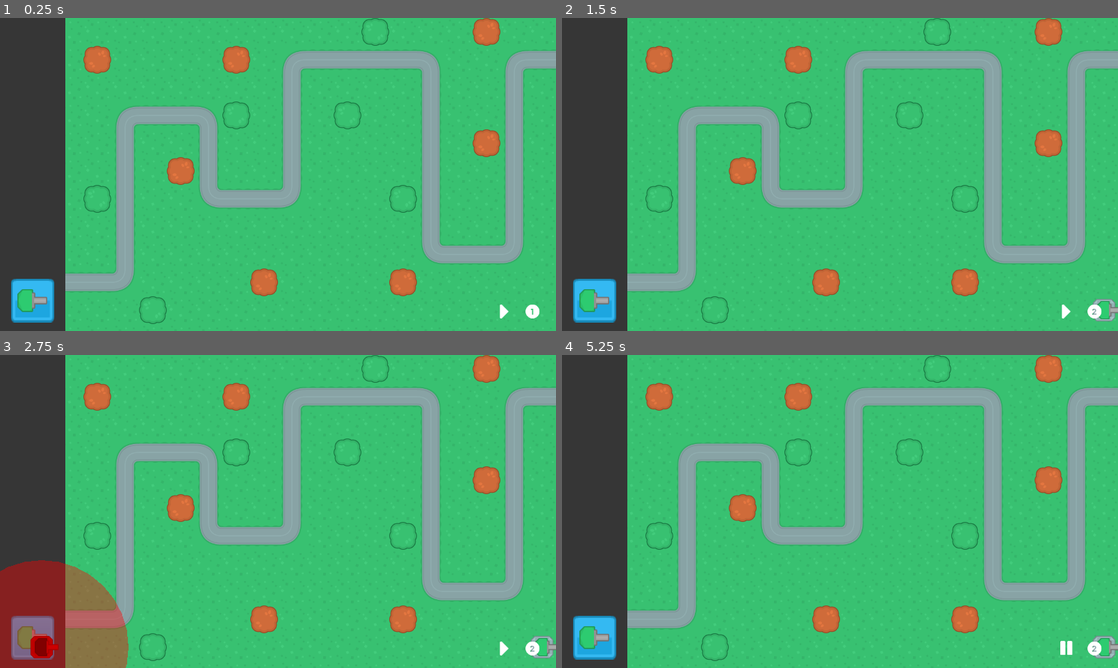
Above: before the commit, frames 1-4 (two rows, left to right).
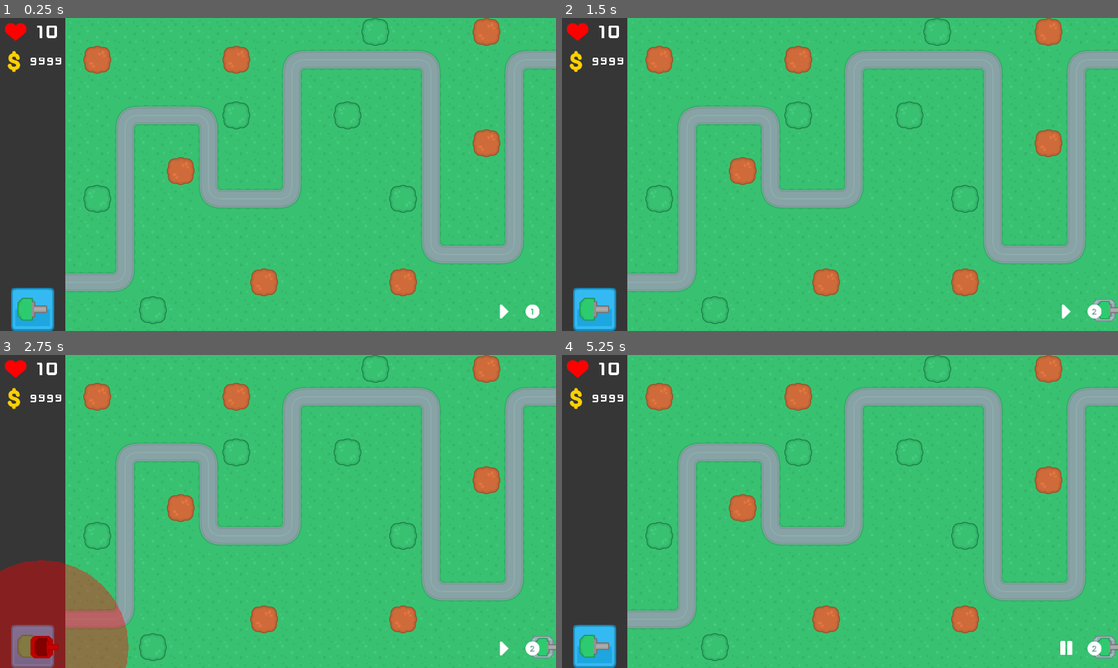
Above: after the commit, the same moments.

Repository: codingLayce/tower_defense
Game: Godot game, scene res://Scenes/Maps/Map1.tscn
The game is run twice, just before and just after one commit, with the same random seed, the same clock (stepped at 60 frames per second) and the same inputs.
Inputs (mouse positions are in pixels of both pictures, inside the frame that each line leads up to; where the layout moved, square brackets give the same spot in the first picture):
- Up to frame 1 (0.25 s): no input
- Up to frame 2 (1.5 s): click (595, 309) [595, 299] at 0.5 s; click (1095, 312) at 1.25 s
- Up to frame 3 (2.75 s): click (33, 646) [33, 636] at 2 s
- Up to frame 4 (5.25 s): click (1095, 649) at 2.75 s; click (595, 646) [595, 636] at 3.5 s; click (1095, 649) at 4.25 s; click (1067, 649) at 5 s

The runs differ from the first frame. In frame 1, 1.3% of the frame differs, in the area x 0-12%, y 1-100%; in frame 2, 1.3%; in frame 3, 1.1%; in frame 4, 1.3%.

Commit message:
Better Layout for informationPanel + add LifeBar and MoneyBar to the informationPanel

Diff:
--- /dev/null
+++ b/Resources/Fonts/font_48.tres
@@ -0,0 +1,7 @@
+[gd_resource type="DynamicFont" load_steps=2 format=2]
+
+[ext_resource path="res://Assets/Fonts/Kenney Future Narrow.ttf" type="DynamicFontData" id=1]
+
+[resource]
+size = 48
+font_data = ExtResource( 1 )
--- a/Scenes/Maps/Map1.tscn
+++ b/Scenes/Maps/Map1.tscn
@@ -13,6 +13,10 @@
 [ext_resource path="res://Assets/UI/forward.png" type="Texture" id=11]
 [ext_resource path="res://Assets/UI/button1.png" type="Texture" id=12]
 [ext_resource path="res://Assets/UI/button2.png" type="Texture" id=13]
+[ext_resource path="res://Assets/UI/suit_hearts.png" type="Texture" id=14]
+[ext_resource path="res://Assets/Fonts/Kenney Future Narrow.ttf" type="DynamicFontData" id=15]
+[ext_resource path="res://Assets/UI/dollar.png" type="Texture" id=16]
+[ext_resource path="res://Resources/Fonts/font_48.tres" type="DynamicFont" id=17]
 
 [sub_resource type="TileSet" id=1]
 0/name = "terrainTiles_default.png 0"
@@ -74,14 +78,8 @@
 1/shape_offset = Vector2( 0, 0 )
 1/shape_transform = Transform2D( 1, 0, 0, 1, 0, 0 )
 1/shape_one_way = false
-1/shape_one_way_margin = 1.0
-1/shapes = [ {
-"autotile_coord": Vector2( 0, 0 ),
-"one_way": false,
-"one_way_margin": 1.0,
-"shape": null,
-"shape_transform": Transform2D( 1, 0, 0, 1, 0, 0 )
-} ]
+1/shape_one_way_margin = 0.0
+1/shapes = [  ]
 1/z_index = 0
 2/name = "treeGreen_large.png 2"
 2/texture = ExtResource( 2 )
@@ -103,6 +101,10 @@
 "points": PoolVector2Array( -24, -2, 24, 2, -33, 609, -23.3345, 1.41421, 23.3345, -1.41421, 264, 608, 0, 0, 0, 0, 288,  …(630 unchanged characters)…
 }
 
+[sub_resource type="DynamicFont" id=4]
+size = 28
+font_data = ExtResource( 15 )
+
 [node name="Map1" type="Node2D"]
 script = ExtResource( 5 )
 
@@ -134,14 +136,61 @@
 margin_right = 150.0
 color = Color( 0.215686, 0.215686, 0.215686, 1 )
 
-[node name="BuildBar" type="VBoxContainer" parent="UI/HUD/InformationPanel"]
-anchor_top = 1.0
-anchor_right = 1.0
-anchor_bottom = 1.0
-margin_top = -120.0
+[node name="VBox" type="VBoxContainer" parent="UI/HUD/InformationPanel"]
+anchor_right = 1.0
+anchor_bottom = 1.0
+
+[node name="LifeBar" type="HBoxContainer" parent="UI/HUD/InformationPanel/VBox"]
+margin_right = 150.0
+margin_bottom = 64.0
+
+[node name="Icon" type="TextureRect" parent="UI/HUD/InformationPanel/VBox/LifeBar"]
+modulate = Color( 1, 0, 0, 1 )
+margin_left = 4.0
+margin_right = 68.0
+margin_bottom = 64.0
+size_flags_horizontal = 6
+texture = ExtResource( 14 )
+
+[node name="Life" type="Label" parent="UI/HUD/InformationPanel/VBox/LifeBar"]
+margin_left = 85.0
+margin_top = 5.0
+margin_right = 141.0
+margin_bottom = 59.0
+size_flags_horizontal = 6
+custom_fonts/font = ExtResource( 17 )
+text = "10"
+
+[node name="MoneyBar" type="HBoxContainer" parent="UI/HUD/InformationPanel/VBox"]
+margin_top = 68.0
+margin_right = 150.0
+margin_bottom = 132.0
+
+[node name="Icon" type="TextureRect" parent="UI/HUD/InformationPanel/VBox/MoneyBar"]
+modulate = Color( 1, 0.819608, 0, 1 )
+margin_right = 64.0
+margin_bottom = 64.0
+size_flags_horizontal = 4
+size_flags_vertical = 4
+texture = ExtResource( 16 )
+
+[node name="Money" type="Label" parent="UI/HUD/InformationPanel/VBox/MoneyBar"]
+margin_left = 69.0
+margin_top = 16.0
+margin_right = 149.0
+margin_bottom = 48.0
+size_flags_horizontal = 6
+custom_fonts/font = SubResource( 4 )
+text = "9999"
+
+[node name="BuildBar" type="VBoxContainer" parent="UI/HUD/InformationPanel/VBox"]
+margin_top = 600.0
+margin_right = 150.0
+margin_bottom = 720.0
 rect_min_size = Vector2( 150, 0 )
-
-[node name="BtnGunT1" type="TextureButton" parent="UI/HUD/InformationPanel/BuildBar"]
+size_flags_vertical = 10
+
+[node name="BtnGunT1" type="TextureButton" parent="UI/HUD/InformationPanel/VBox/BuildBar"]
 margin_left = 25.0
 margin_right = 125.0
 margin_bottom = 100.0
@@ -153,7 +202,7 @@
 texture_hover = ExtResource( 9 )
 expand = true
 
-[node name="Icon" type="TextureRect" parent="UI/HUD/InformationPanel/BuildBar/BtnGunT1"]
+[node name="Icon" type="TextureRect" parent="UI/HUD/InformationPanel/VBox/BuildBar/BtnGunT1"]
 anchor_right = 1.0
 anchor_bottom = 1.0
 margin_left = 10.0
@@ -195,6 +244,6 @@
 texture_normal = ExtResource( 12 )
 texture_pressed = ExtResource( 13 )
 
-[connection signal="pressed" from="UI/HUD/InformationPanel/BuildBar/BtnGunT1" to="UI" method="_on_BtnGunT1_pressed"]
+[connection signal="pressed" from="UI/HUD/InformationPanel/VBox/BuildBar/BtnGunT1" to="UI" method="_on_BtnGunT1_pressed"]
 [connection signal="pressed" from="UI/HUD/ControlBar/BtnPlayPause" to="UI" method="_on_BtnPlayPause_pressed"]
 [connection signal="pressed" from="UI/HUD/ControlBar/BtnSpeedUp" to="UI" method="_on_BtnSpeedUp_pressed"]
Binary file added: Assets/Fonts/Kenney Future Narrow.ttf
Binary file added: Assets/UI/dollar.png
Not shown, added: Assets/UI/dollar.png.import
Binary file added: Assets/UI/suit_hearts.png
Not shown, added: Assets/UI/suit_hearts.png.import
Not shown: 1 places in Scenes/Maps/Map1.tscn that only renumber resources
